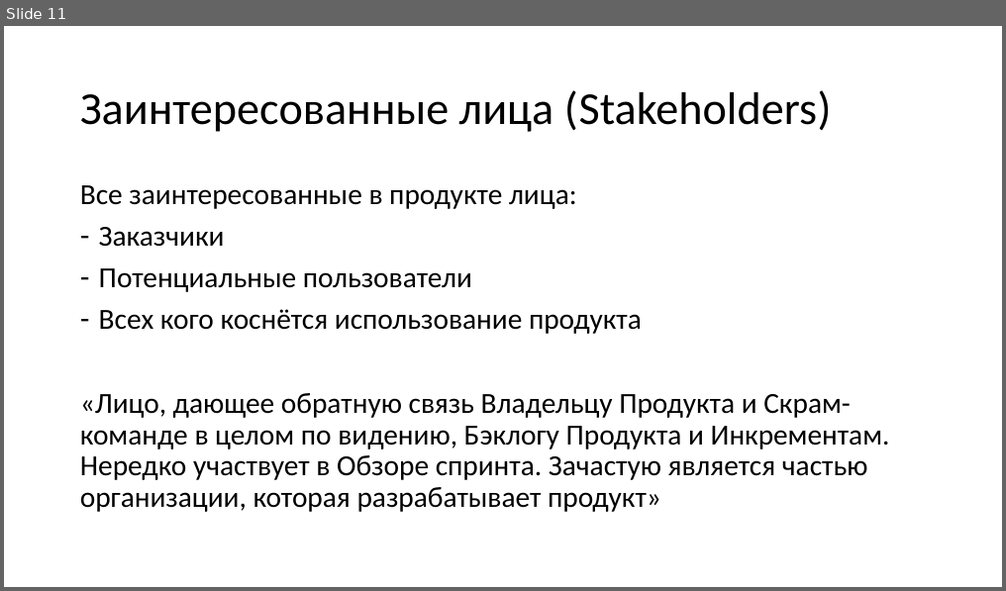
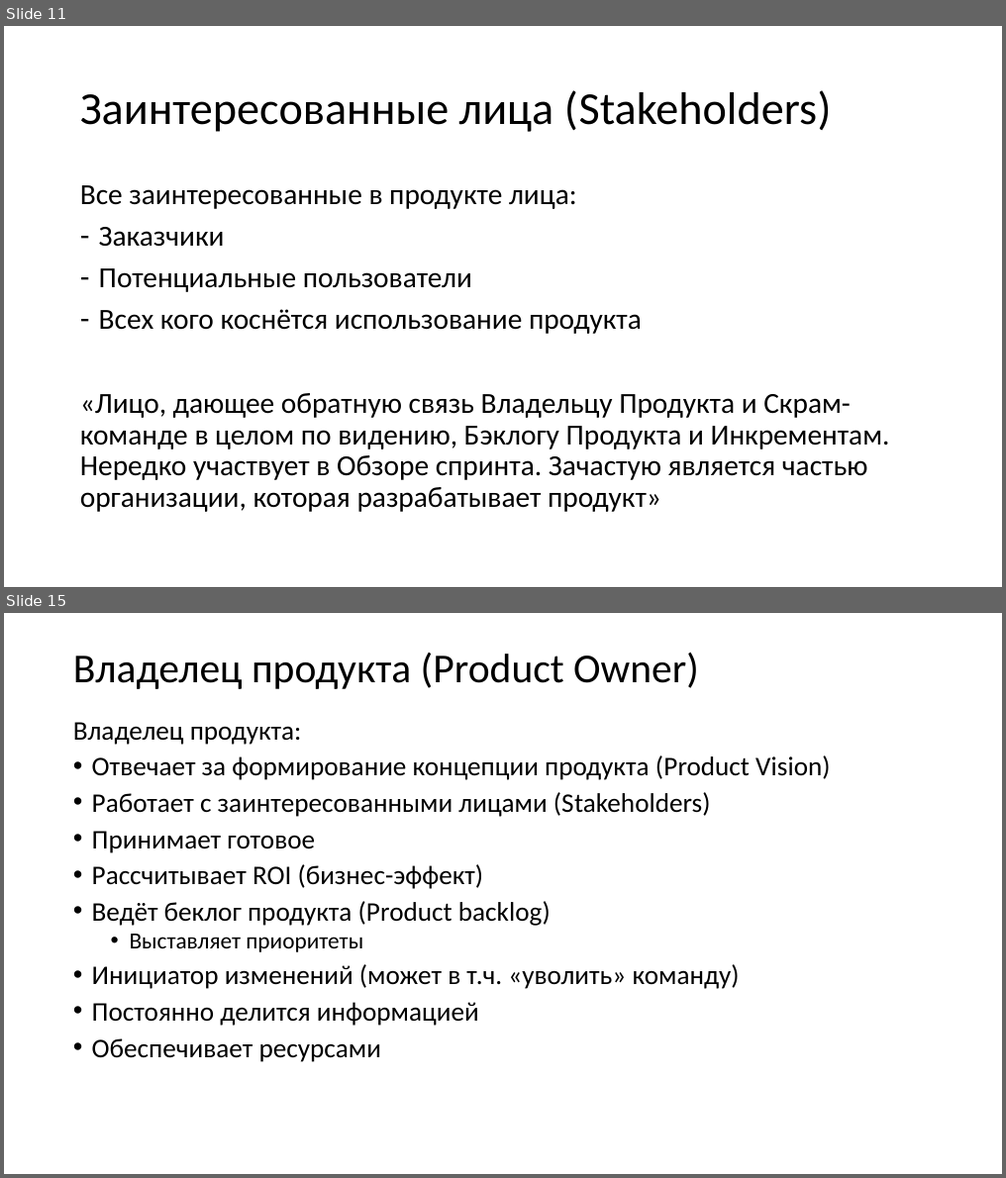
Before and after one commit to xtrueman/soft_dev_mgmt_course, a slide deck: slides/01-SCRUM.pptx. Shown one above the other, each under a label of ours: slide 11 before the commit, slides 11 and 15 after it; the slides between them are not shown. The pictures are 1006x591 and 1006x1178 pixels, drawn with LibreOffice and Linux fonts; fonts in the diff are those of the drawing. Boxes give left, top, right and bottom in pixels: in the first picture for what was removed or moved away, otherwise in the second. Text is boxed around its words. In the diff, an @@ line names an element or a change of style, - is before the commit and + after.

```diff
--- a/slides/01-SCRUM.pptx
+++ b/slides/01-SCRUM.pptx
@@ slide 15 added at [4, 613, 1002, 1174], background #FFFFFF @@
@@ title added at [73, 652, 699, 689], 39.6 pt, text #000000 @@
+Владелец продукта (Product Owner)
@@ text added at [73, 722, 830, 1062], 25.9 pt, text #000000 @@
+Владелец продукта:
+• Отвечает за формирование концепции продукта (Product Vision)
+• Работает с заинтересованными лицами (Stakeholders)
+• Принимает готовое
+• Рассчитывает ROI (бизнес-эффект)
+• Ведёт беклог продукта (Product backlog)
+  • Выставляет приоритеты
+• Инициатор изменений (может в т.ч. «уволить» команду)
+• Постоянно делится информацией
+• Обеспечивает ресурсами
```
Also in this commit, not shown: 2 slides changed, 11 other slides added, 6 other files.
